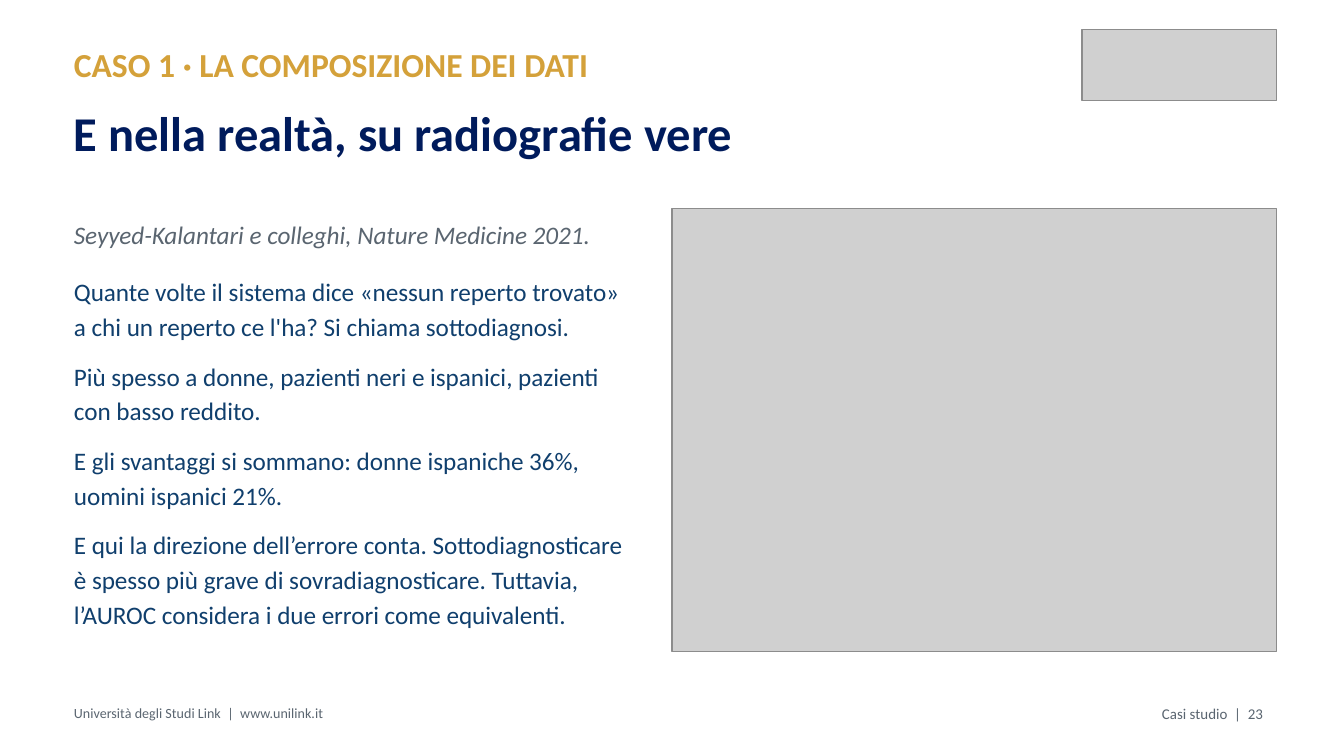
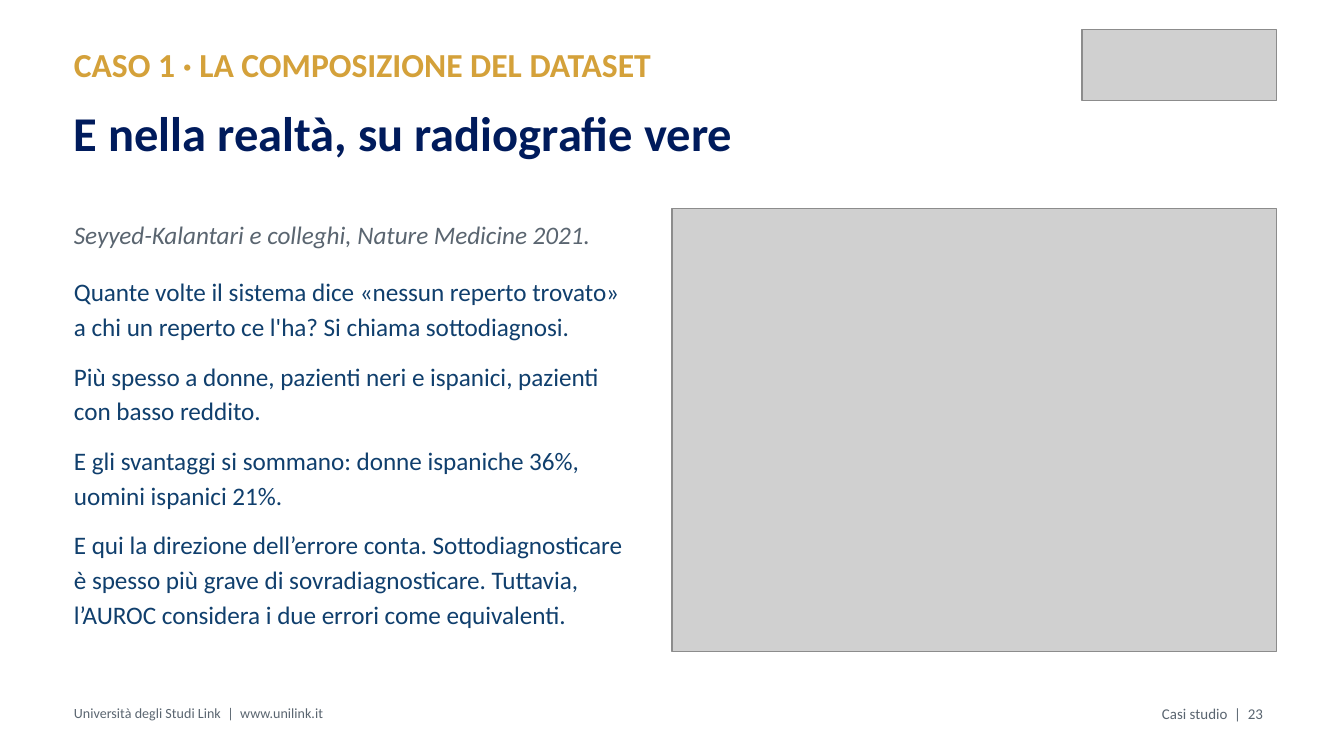
Before and after one commit to MicheleFerramola00/lezioni, a slide deck: slide 27 of slide/M2.4_Ferramola_slide.pptx. Drawn at 1344x756 pixels with LibreOffice and Linux fonts; fonts in the diff are those of the drawing; grey boxes stand for pictures. Boxes give left, top, right and bottom in pixels: in the first picture for what was removed or moved away, otherwise in the second. Text is boxed around its words. In the diff, an @@ line names an element or a change of style, - is before the commit and + after.

```diff
--- a/slide/M2.4_Ferramola_slide.pptx
+++ b/slide/M2.4_Ferramola_slide.pptx
@@ text at (74, 55, 651, 78): text changed @@
-CASO 1 · LA COMPOSIZIONE DEI DATI
+CASO 1 · LA COMPOSIZIONE DEL DATASET
```
Also in this commit, not shown: 12 other slides changed.
